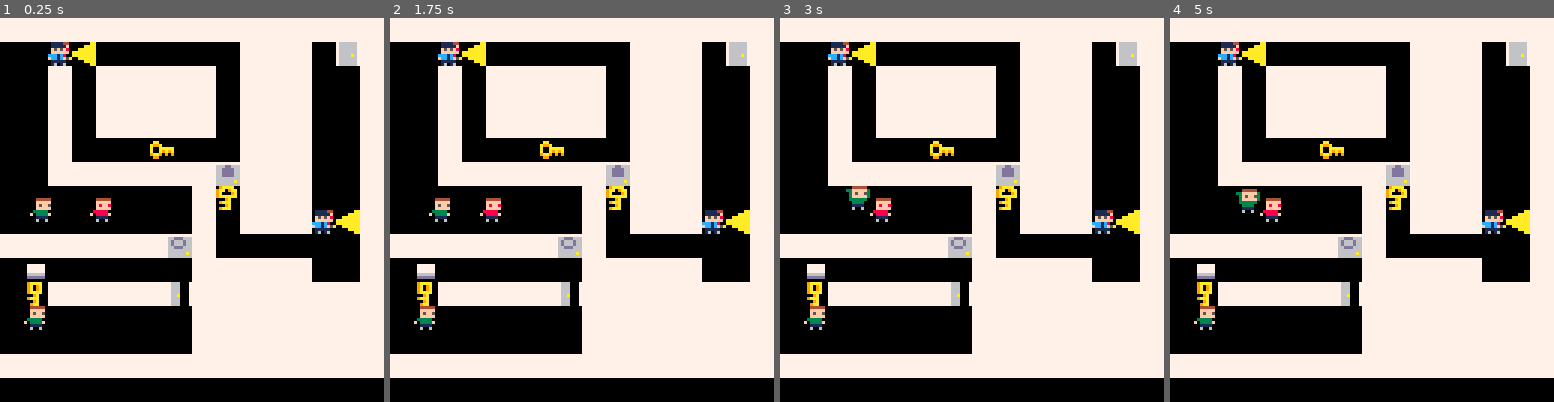
Above: before the commit, frames 1-4 (left to right).
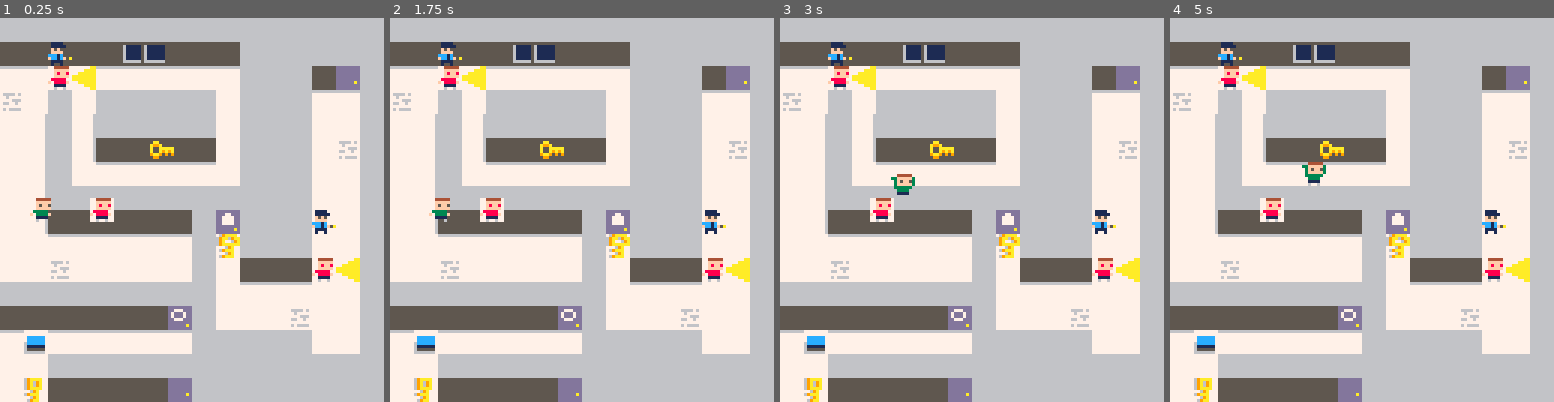
Above: after the commit, the same moments.

Repository: HuskyGameDev/2020f-team7
Game: PICO-8 cartridge shoebox.p8
Same seed, same stepped clock (60 frames per second), same inputs: the game is played once before the commit and once after it.
Inputs:
- Up to frame 1 (0.25 s): no input
- Up to frame 2 (1.75 s): tap X (X key) at 0.33, 1.07 s; tap O (Z key) at 0.7, 1.7 s; hold Right from 1.6 s (still down)
- Up to frame 3 (3 s): tap X (X key) at 1.85, 2.97 s; release Right at 2.1 s; tap O (Z key) at 2.1, 2.5, 2.9 s; hold Up 2.15-2.42 s; hold Right from 2.47 s (still down)
- Up to frame 4 (5 s): release Right at 3.03 s; hold Left 3.08-3.58 s; tap O (Z key) every 0.4 s from 3.3 to 4.9 s; hold Down 3.63-3.97 s; hold Right 4.02-4.68 s; tap X (X key) at 4.08 s; hold Up from 4.73 s (still down)

The runs differ from the first frame. In frame 1, 85% of the frame differs, in the area x 0-100%, y 0-100%; in frame 2, 85%; in frame 3, 86%; in frame 4, 86%.

Commit message:
Created walls and floors
Exchanged the previous map tiles for the new ones.

Diff:
--- a/shoebox.p8
+++ b/shoebox.p8
@@ -310,18 +310,23 @@
 0000000000000000000000000000000000000000000000000000000000000000000000000000000000000000000000000000000000000000000000000000000002000002000000000000000000000000020200020200000000000202020202000202000000000000000000000000000002020202000000000000000000000000
 0000000000000000000000000000000000000000000000000000000000000000000000000000000000000000000000000000000000000000000000000000000000000000000000000000000000000000000000000000000000000000000000000000000000000000000000000000000000000000000000000000000000000000
 __map__
-4343434343434343434343434343434300004343434343434343434343434343434343000000000000000000000000000000000000000000000000000000000000000000000000000000000000000000000000000000000000000000000000000000000000000000000000000000000000000000000000000000000000000000
-0000108400000000000043434300404300004300811000000000818110434343004043000000000000000000000000000000000000000000000000000000000000000000000000000000000000000000000000000000000000000000000000000000000000000000000000000000000000000000000000000000000000000000
-0000430043434343430043434300004300004300004300434343434300434343000043000000000000000000000000000000000000000000000000000000000000000000000000000000000000000000000000000000000000000000000000000000000000000000000000000000000000000000000000000000000000000000
-0000430043434343430043434300004300004300004300434343434300434343000043000000000000000000000000000000000000000000000000000000000000000000000000000000000000000000000000000000000000000000000000000000000000000000000000000000000000000000000000000000000000000000
-000043004343434343004343430000430000430000430043434343434d434343000043000000000000000000000000000000000000000000000000000000000000000000000000000000000000000000000000000000000000000000000000000000000000000000000000000000000000000000000000000000000000000000
-0000430000000000000043434300004300004300004310848400000000434343000043000000000000000000000000000000000000000000000000000000000000000000000000000000000000000000000000000000000000000000000000000000000000000000000000000000000000000000000000000000000000000000
-0000434343434343435d4343430000430000430000434343434343435e434343000043000000000000000000000000000000000000000000000000000000000000000000000000000000000000000000000000000000000000000000000000000000000000000000000000000000000000000000000000000000000000000000
-0000000000000000434e4343430000430000434c000081100000004300434343000043000000000000000000000000000000000000000000000000000000000000000000000000000000000000000000000000000000000000000000000000000000000000000000000000000000000000000000000000000000000000000000
-0000000000000000430043434310844300004300000081100000004300434343100043000000000000000000000000000000000000000000000000000000000000000000000000000000000000000000000000000000000000000000000000000000000000000000000000000000000000000000000000000000000000000000
-434343434343435c4300000000000043000043434343434343435b4300000000820043000000000000000000000000000000000000000000000000000000000000000000000000000000000000000000000000000000000000000000000000000000000000000000000000000000000000000000000000000000000000000000
-0048000000000000434343434300004300004300000000000000004343434343000043000000000000000000000000000000000000000000000000000000000000000000000000000000000000000000000000000000000000000000000000000000000000000000000000000000000000000000000000000000000000000000
-004a4343434343414343434343434343000043000043434343435a4343434343434343000000000000000000000000000000000000000000000000000000000000000000000000000000000000000000000000000000000000000000000000000000000000000000000000000000000000000000000000000000000000000000
-00010000000000004343434343434343000043000100008110004b4343434343434343000000000000000000000000000000000000000000000000000000000000000000000000000000000000000000000000000000000000000000000000000000000000000000000000000000000000000000000000000000000000000000
-0000000000000000434343434343434300004300000000811000004343434343434343000000000000000000000000000000000000000000000000000000000000000000000000000000000000000000000000000000000000000000000000000000000000000000000000000000000000000000000000000000000000000000
-4343434343434343434343434343434300004343434343434343434343434343434343000000000000000000000000000000000000000000000000000000000000000000000000000000000000000000000000000000000000000000000000000000000000000000000000000000000000000000000000000000000000000000
+6565656565656565656565656565656500006565656565656565656565656565656565000000000000000000000000000000000000000000000000000000000000000000000000000000000000000000000000000000000000000000000000000000000000000000000000000000000000000000000000000000000000000000
+6666666666676866666665656565656500006566666666666768666666656565656565000000000000000000000000000000000000000000000000000000000000000000000000000000000000000000000000000000000000000000000000000000000000000000000000000000000000000000000000000000000000000000
+74741084747474747474656565667a6500006574811074747474818110656565667a65000000000000000000000000000000000000000000000000000000000000000000000000000000000000000000000000000000000000000000000000000000000000000000000000000000000000000000000000000000000000000000
+7675657565656565657565656574746500006576756575656565656575656565747465000000000000000000000000000000000000000000000000000000000000000000000000000000000000000000000000000000000000000000000000000000000000000000000000000000000000000000000000000000000000000000
+7564656465656565657565656575756500006575646564656565656575656565757565000000000000000000000000000000000000000000000000000000000000000000000000000000000000000000000000000000000000000000000000000000000000000000000000000000000000000000000000000000000000000000
+756465646666666666756565657576650000657564656466666666664d656565757665000000000000000000000000000000000000000000000000000000000000000000000000000000000000000000000000000000000000000000000000000000000000000000000000000000000000000000000000000000000000000000
+7564657574747474747565656575756500006575646510848474747475656565757565000000000000000000000000000000000000000000000000000000000000000000000000000000000000000000000000000000000000000000000000000000000000000000000000000000000000000000000000000000000000000000
+7564656565656565656565656575756500006575646565656565656565656565757565000000000000000000000000000000000000000000000000000000000000000000000000000000000000000000000000000000000000000000000000000000000000000000000000000000000000000000000000000000000000000000
+7564666666666666655d6565657575650000657564666666666666655e656565757565000000000000000000000000000000000000000000000000000000000000000000000000000000000000000000000000000000000000000000000000000000000000000000000000000000000000000000000000000000000000000000
+7575747474747474654e6565657575650000654c757481107474746575656565757565000000000000000000000000000000000000000000000000000000000000000000000000000000000000000000000000000000000000000000000000000000000000000000000000000000000000000000000000000000000000000000
+7575767575757575657566666610846500006575757681107575756575666666107565000000000000000000000000000000000000000000000000000000000000000000000000000000000000000000000000000000000000000000000000000000000000000000000000000000000000000000000000000000000000000000
+6565656565656565657574747475756500006565656565656565656575747474827565000000000000000000000000000000000000000000000000000000000000000000000000000000000000000000000000000000000000000000000000000000000000000000000000000000000000000000000000000000000000000000
+666666666666665c6575757576757565000065666666666666665b6575757576757565000000000000000000000000000000000000000000000000000000000000000000000000000000000000000000000000000000000000000000000000000000000000000000000000000000000000000000000000000000000000000000
+7448747474747474656565656575756500006574747474747474746565656565757565000000000000000000000000000000000000000000000000000000000000000000000000000000000000000000000000000000000000000000000000000000000000000000000000000000000000000000000000000000000000000000
+7575656565656565656565656565656500006575756565656565656565656565656565000000000000000000000000000000000000000000000000000000000000000000000000000000000000000000000000000000000000000000000000000000000000000000000000000000000000000000000000000000000000000000
+754a66666666667a6565656565656565000065757566666666665a6565656565656565000000000000000000000000000000000000000000000000000000000000000000000000000000000000000000000000000000000000000000000000000000000000000000000000000000000000000000000000000000000000000000
+75017474747474746565656565656565000065750174748110744b6565656565656565000000000000000000000000000000000000000000000000000000000000000000000000000000000000000000000000000000000000000000000000000000000000000000000000000000000000000000000000000000000000000000
+7675757575757575656565656565656500006576757575811075756565656565656565000000000000000000000000000000000000000000000000000000000000000000000000000000000000000000000000000000000000000000000000000000000000000000000000000000000000000000000000000000000000000000
+6565656565656565656565656565656500006565656565656565656565656565656565000000000000000000000000000000000000000000000000000000000000000000000000000000000000000000000000000000000000000000000000000000000000000000000000000000000000000000000000000000000000000000
+6666666666666666666666666666666600006666666666666666666666666666666666000000000000000000000000000000000000000000000000000000000000000000000000000000000000000000000000000000000000000000000000000000000000000000000000000000000000000000000000000000000000000000
Not shown, changed: 48 lines of the sprite sheet (__gfx__) section of shoebox.p8
